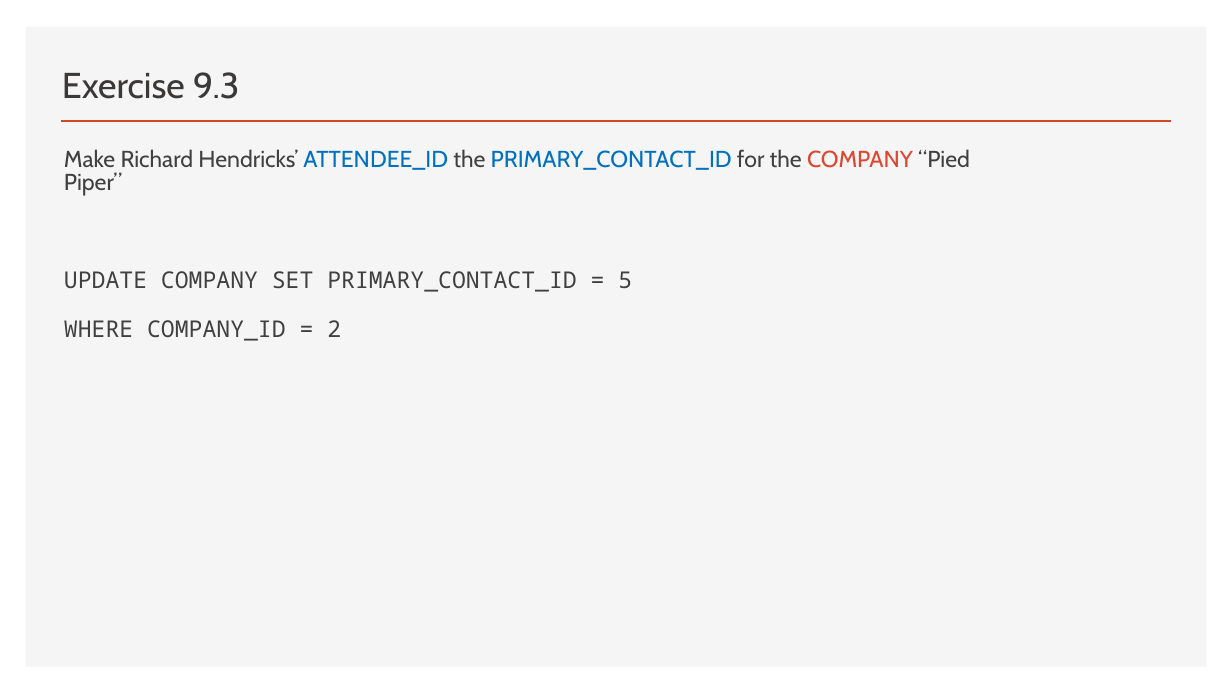
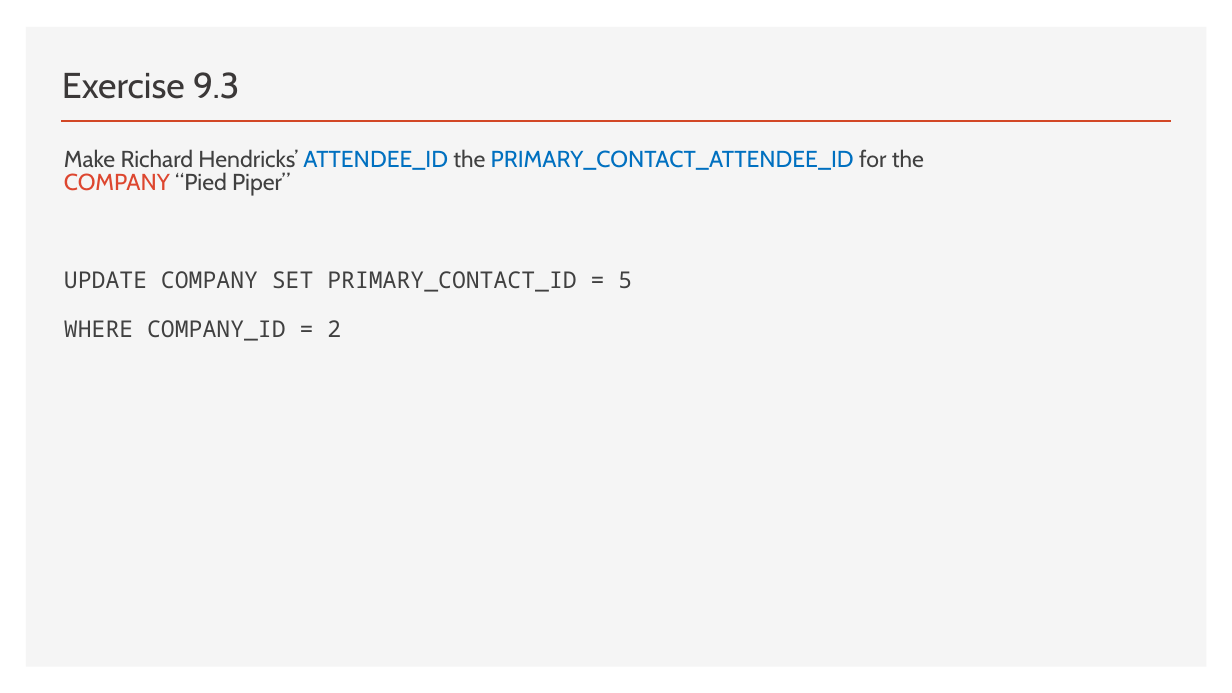
Before and after one commit to thomasnield/oreilly_sql_fundamentals_for_data, a slide deck: slide 76 of notes_and_slides/sql_fundamentals_slides.pptx. Drawn at 1232x693 pixels with LibreOffice and Linux fonts; fonts in the diff are those of the drawing. Boxes give left, top, right and bottom in pixels: in the first picture for what was removed or moved away, otherwise in the second. Text is boxed around its words. In the diff, an @@ line names an element or a change of style, - is before the commit and + after.

```diff
--- a/notes_and_slides/sql_fundamentals_slides.pptx
+++ b/notes_and_slides/sql_fundamentals_slides.pptx
@@ text at (x1=64, y1=149, x2=924, y2=196): text changed @@
-Make Richard Hendricks’ ATTENDEE_ID the PRIMARY_CONTACT_ID for the COMPANY “Pied Piper”
+Make Richard Hendricks’ ATTENDEE_ID the PRIMARY_CONTACT_ATTENDEE_ID for the COMPANY “Pied Piper”
```
Also in this commit, not shown: 1 other slide changed, 1 slide removed.
